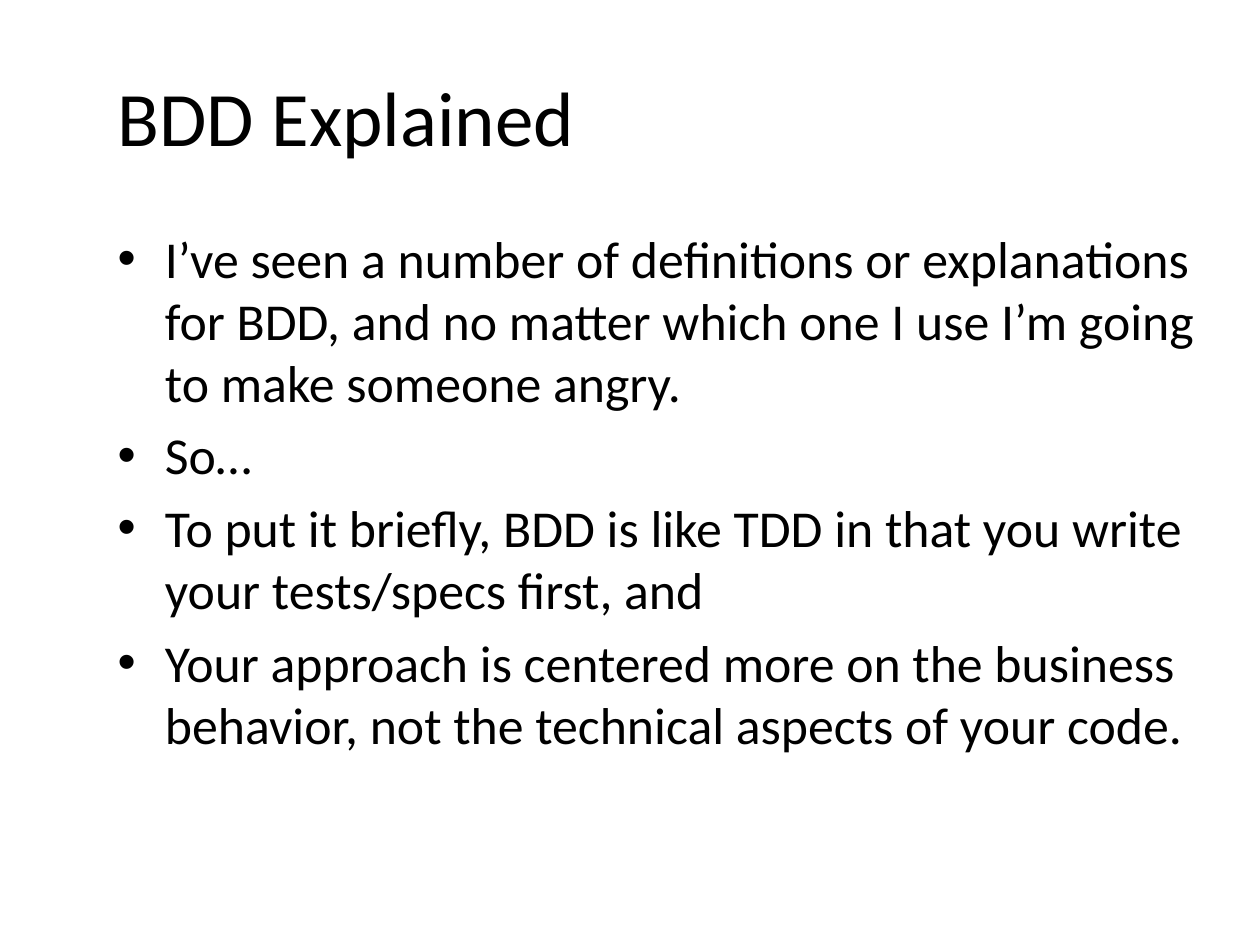
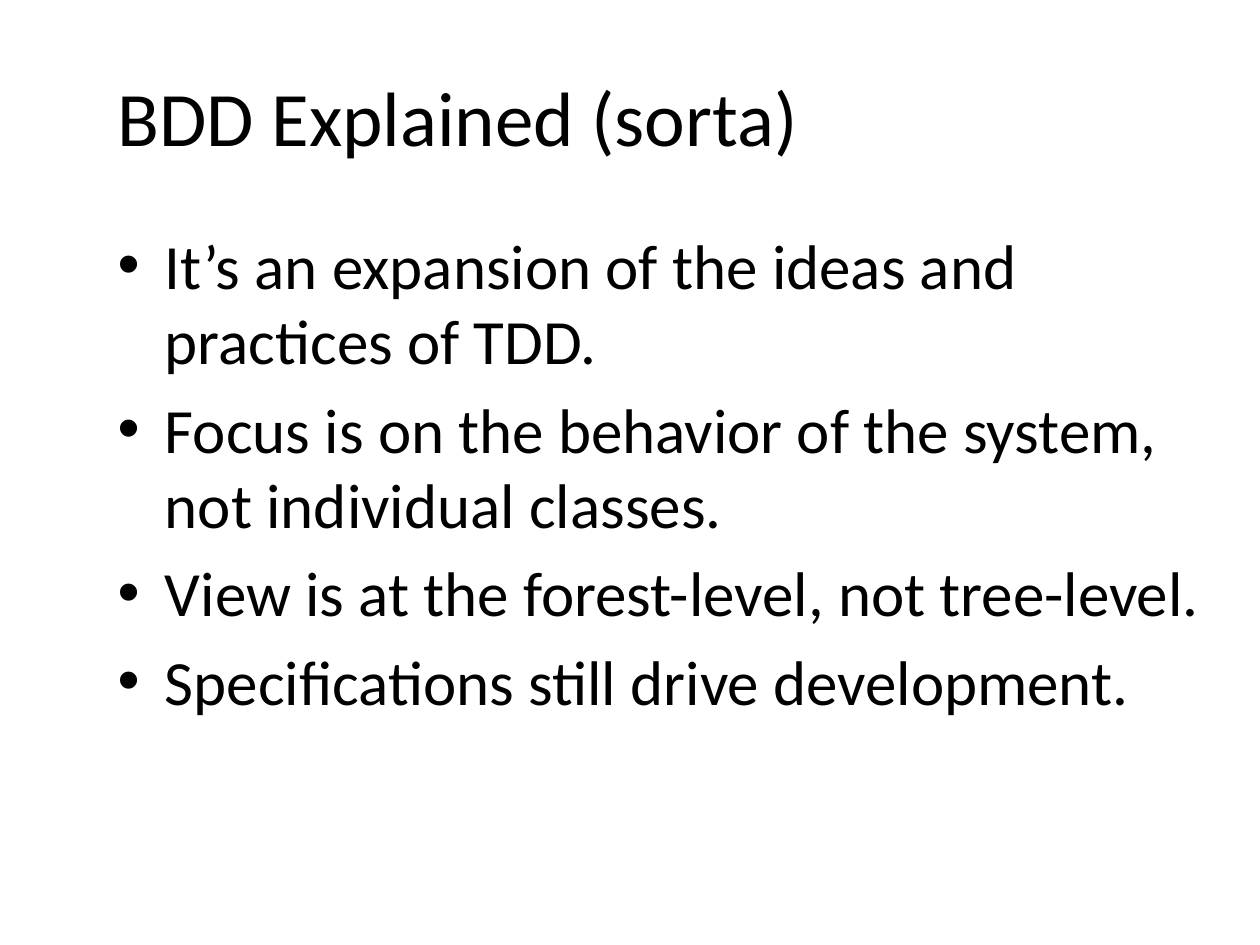
Before and after one commit to darrencauthon/SpecFlow-at-IowaCodeCamp, a slide deck: slide 8 of BDD and SpecFlow.pptx (slide 10 before the commit). Drawn at 1260x945 pixels with LibreOffice and Linux fonts; fonts in the diff are those of the drawing; background and template pictures are left out. Boxes give left, top, right and bottom in pixels: in the first picture for what was removed or moved away, otherwise in the second. Text is boxed around its words. In the diff, an @@ line names an element or a change of style, - is before the commit and + after.

```diff
--- a/BDD and SpecFlow.pptx
+++ b/BDD and SpecFlow.pptx
@@ title at [118,90,797,159]: text changed @@
-BDD Explained
+BDD Explained (sorta)
@@ text at [165,244,1199,715]: text changed; size 29.6 to 36 pt @@
-• I’ve seen a number of definitions or explanations for BDD, and no matter which one I use I’m going to make someone angry.
-• So…
-• To put it briefly, BDD is like TDD in that you write your tests/specs first, and
-• Your approach is centered more on the business behavior, not the technical aspects of your code.
+• It’s an expansion of the ideas and practices of TDD.
+• Focus is on the behavior of the system, not individual classes.
+• View is at the forest-level, not tree-level.
+• Specifications still drive development.
```
Also in this commit, not shown: 6 other slides changed, 2 slides added, 5 slides removed.
